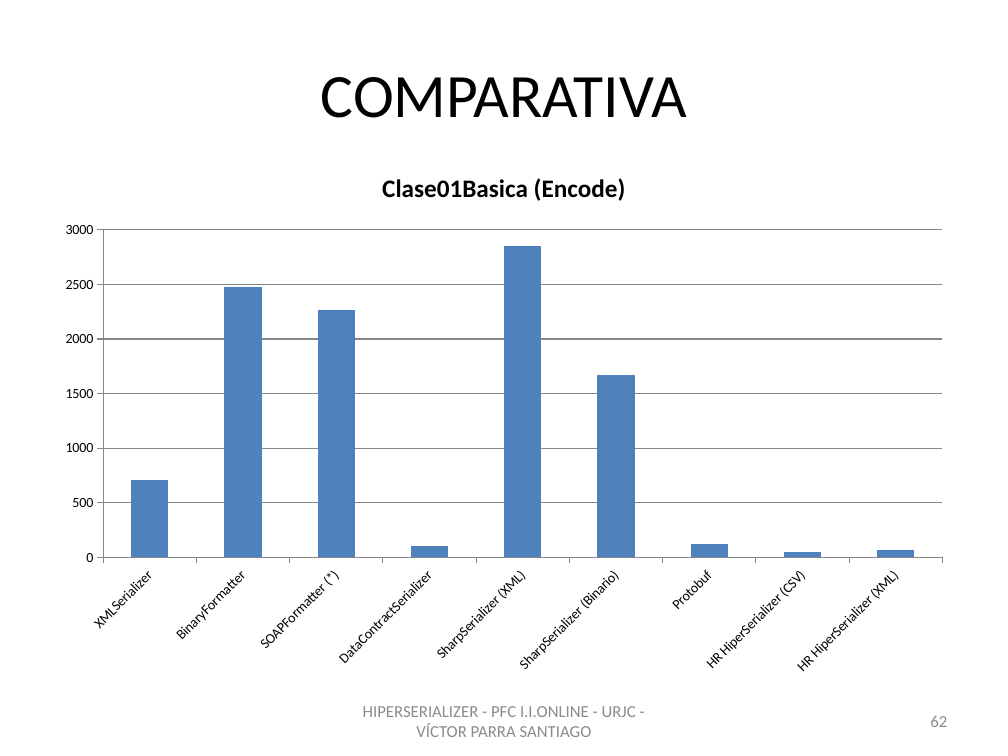
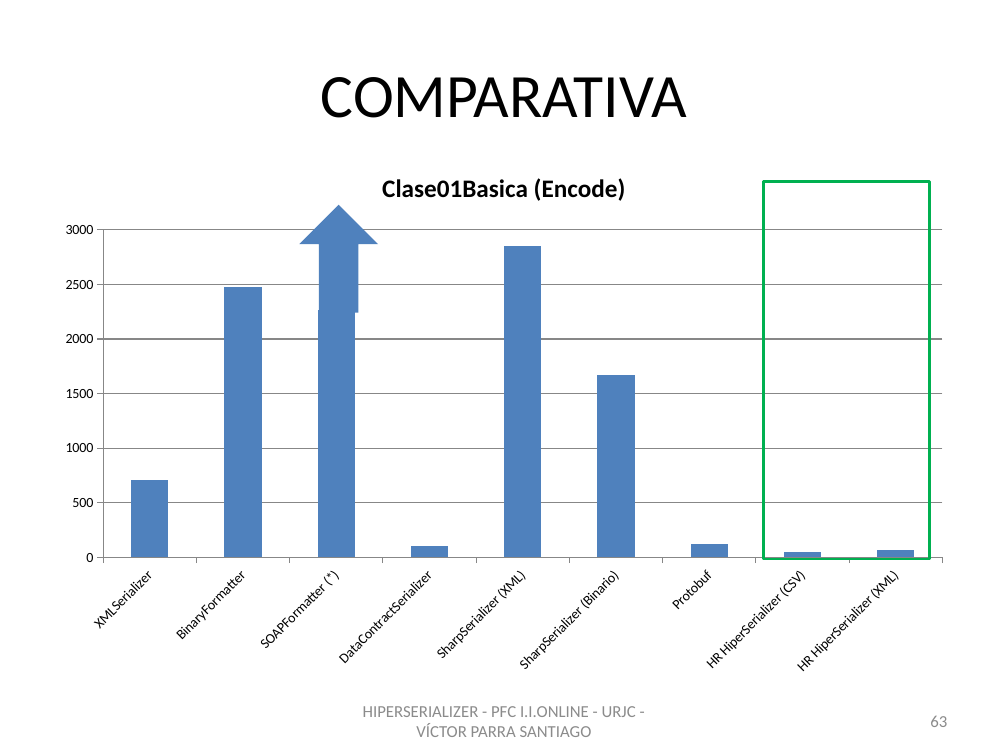
Before and after one commit to vitiparra/ProyectoFinDeCarrera, a slide deck: slide 63 of Memoria/PFC HiperSerializer.pptx (slide 62 before the commit). Drawn at 1008x756 pixels with LibreOffice and Linux fonts; fonts in the diff are those of the drawing; background and template pictures are left out. Boxes give left, top, right and bottom in pixels: in the first picture for what was removed or moved away, otherwise in the second. Text is boxed around its words. In the diff, an @@ line names an element or a change of style, - is before the commit and + after.

```diff
--- a/Memoria/PFC HiperSerializer.pptx
+++ b/Memoria/PFC HiperSerializer.pptx
@@ down arrow added at [299, 205, 378, 312], fill #4F81BD @@
@@ rectangle added at [764, 181, 929, 559], outline #00B050 2 pt @@
@@ page number at [930, 716, 947, 727]: text changed @@
-62
+63
```
Also in this commit, not shown: 17 other slides changed, 1 slide added.
